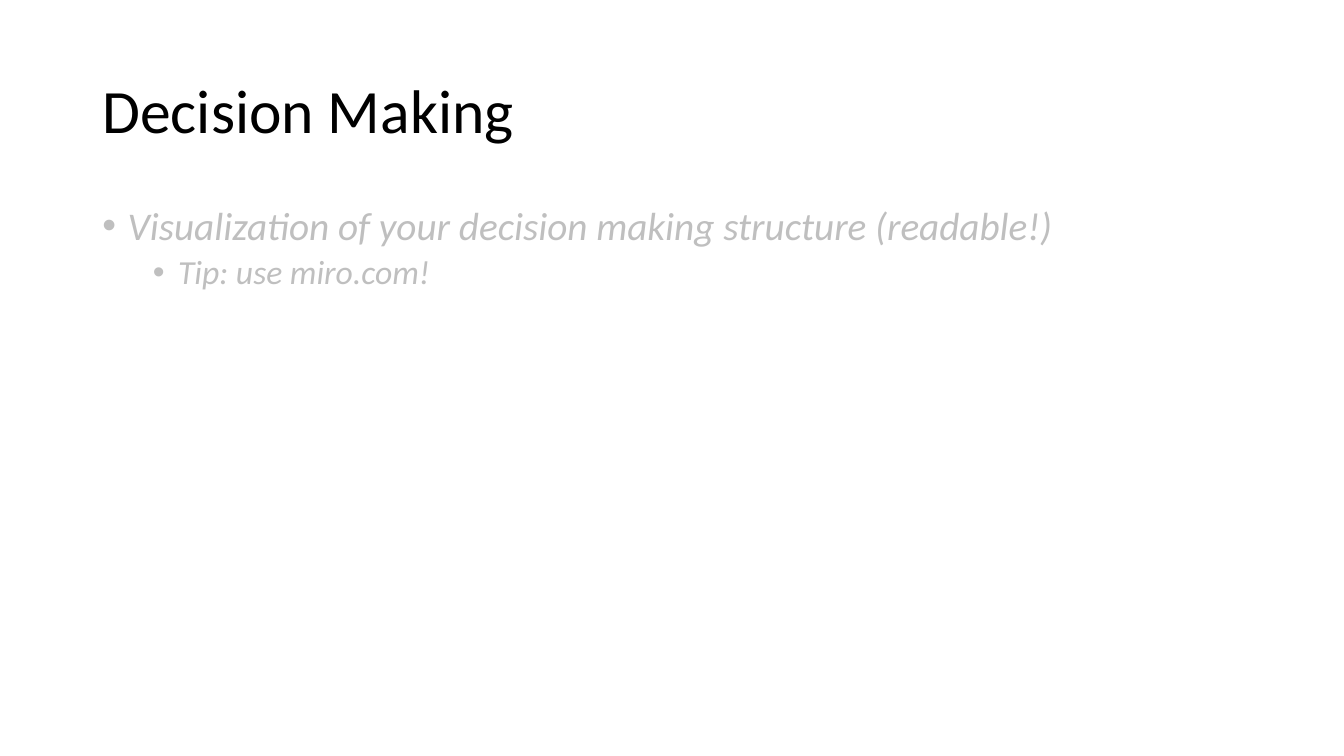
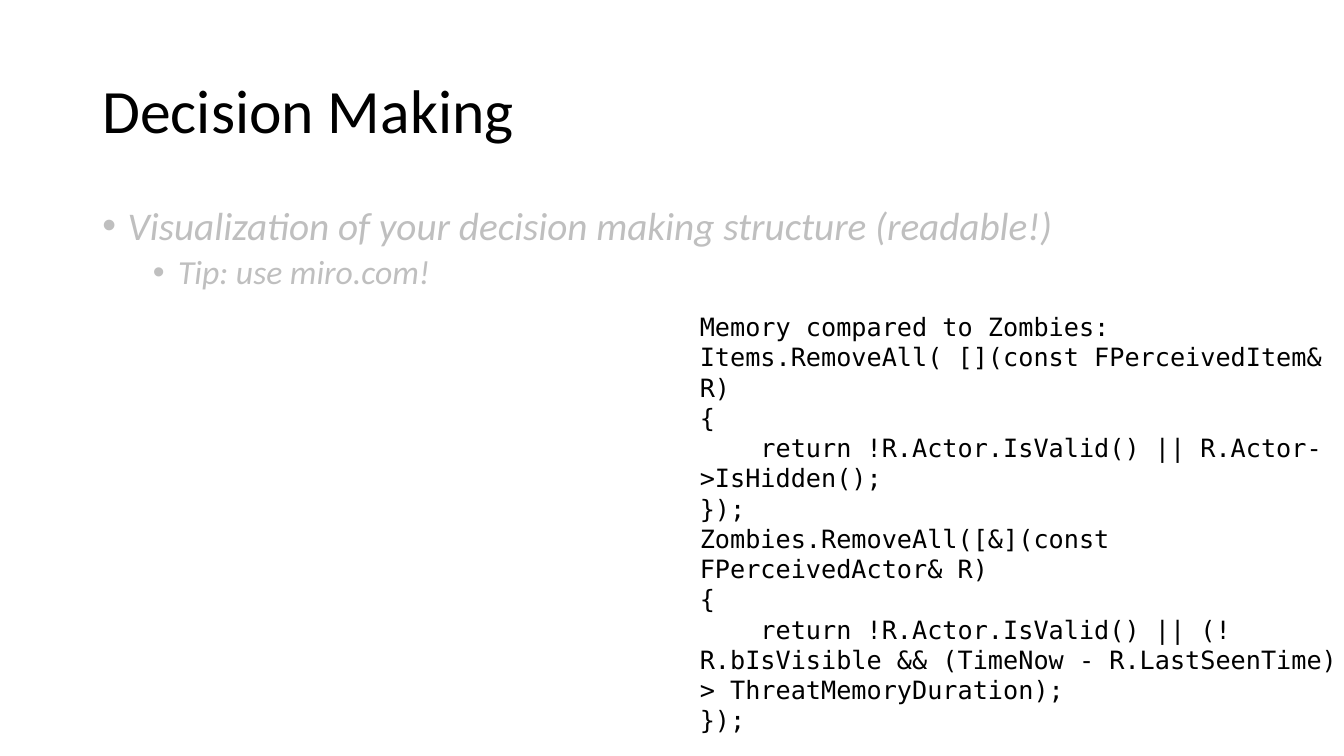
Before and after one commit to DAE-GD-2025-2026/gameai-zombie-DanielAdam13, a slide deck: slide 2 of GPP_ZombieAI_AdamovDaniel_2DAE10.pptx. Drawn at 1344x756 pixels with LibreOffice and Linux fonts; fonts in the diff are those of the drawing. Boxes give left, top, right and bottom in pixels: in the first picture for what was removed or moved away, otherwise in the second. Text is boxed around its words. In the diff, an @@ line names an element or a change of style, - is before the commit and + after.

Commit message:
Threat Speed and Near Count BB keys
Started implementing the Flee Task:
Two new BB keys are needed connected to Threat - Threat Speed and how many Threats are nearby.
-------------------------------------
They are calculated at the same point of the program as ThreatActor is set since it literally uses same actor as source for this info. This means this happens in Student Perceptor's WriteToBlackboard method.

```diff
--- a/GPP_ZombieAI_AdamovDaniel_2DAE10.pptx
+++ b/GPP_ZombieAI_AdamovDaniel_2DAE10.pptx
@@ text added at <box>700,317,1337,705</box>, 18 pt, text #000000 @@
+Memory compared to Zombies:
+Items.RemoveAll( [](const FPerceivedItem& R)
+{
+return !R.Actor.IsValid() || R.Actor->IsHidden();
+});
+Zombies.RemoveAll([&](const FPerceivedActor& R)
+{
+return !R.Actor.IsValid() || (!R.bIsVisible && (TimeNow - R.LastSeenTime) > ThreatMemoryDuration);
+});
```
Also in this commit, not shown: 1 other slide changed, 3 other files.
